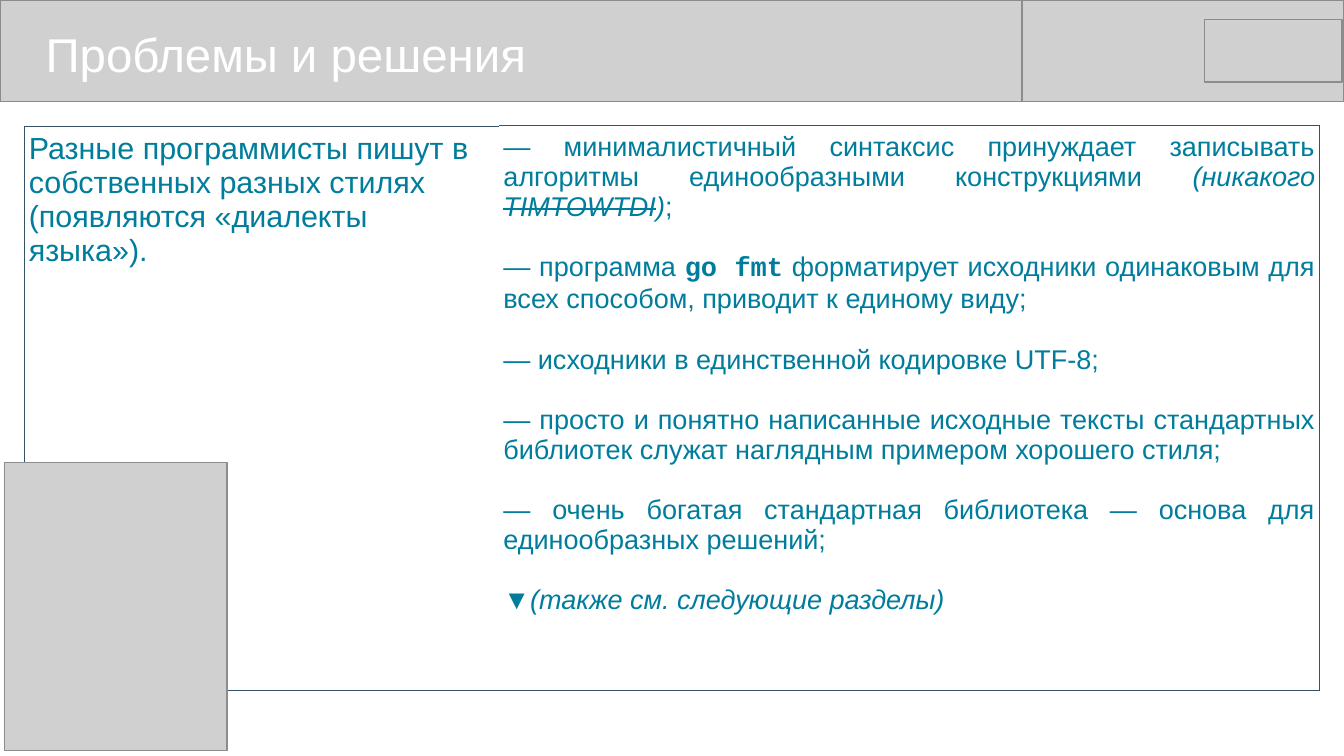
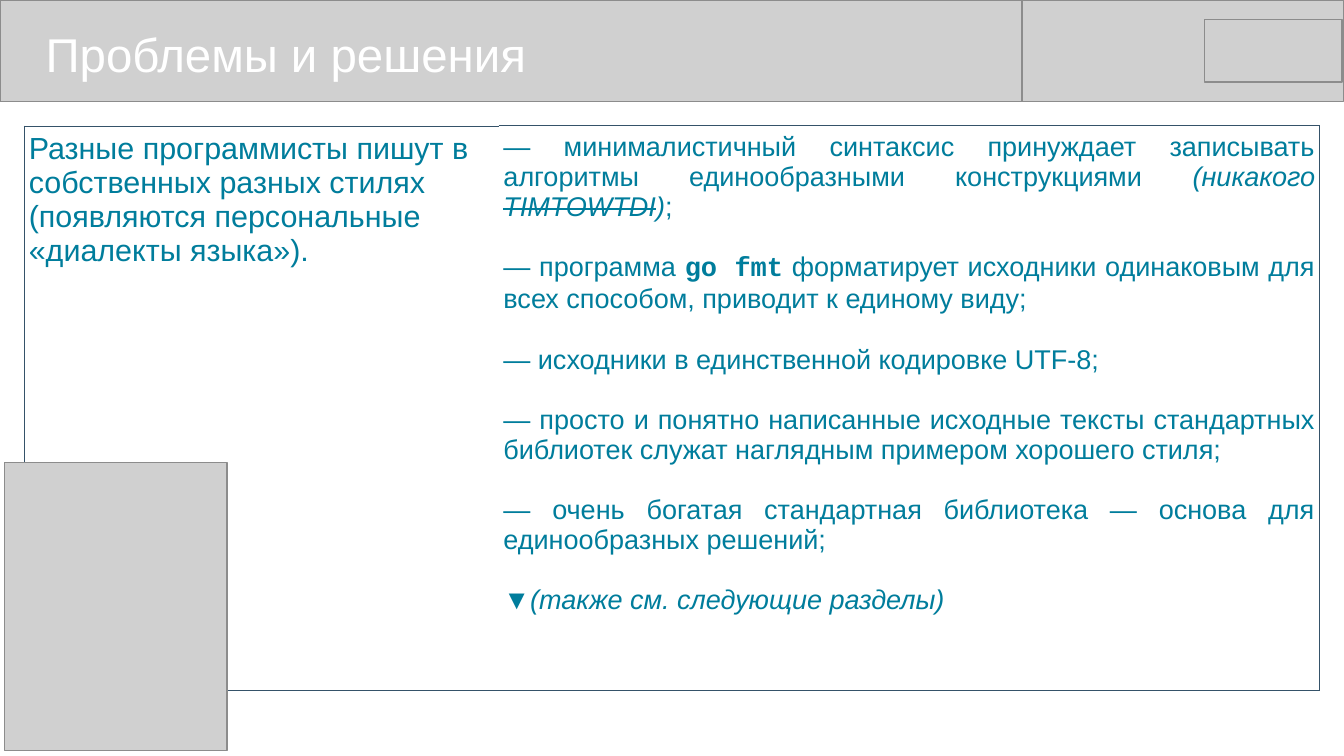
Before and after one commit to mike-shock/Go_language, a slide deck: slide 7 of view/Go_View.odp. Drawn at 1344x756 pixels with LibreOffice and Linux fonts; fonts in the diff are those of the drawing; grey boxes stand for pictures. Boxes give left, top, right and bottom in pixels: in the first picture for what was removed or moved away, otherwise in the second. Text is boxed around its words. In the diff, an @@ line names an element or a change of style, - is before the commit and + after.

```diff
--- a/view/Go_View.odp
+++ b/view/Go_View.odp
@@ table at bbox=[24, 126, 1321, 649] @@
-row 1, column 1: Разные программисты пишут в собственных разных стилях (появляются «диалекты языка»).
+row 1, column 1: Разные программисты пишут в собственных разных стилях (появляются персональные «диалекты языка»).
```
Also in this commit, not shown: 4 other slides changed, 3 other files.
